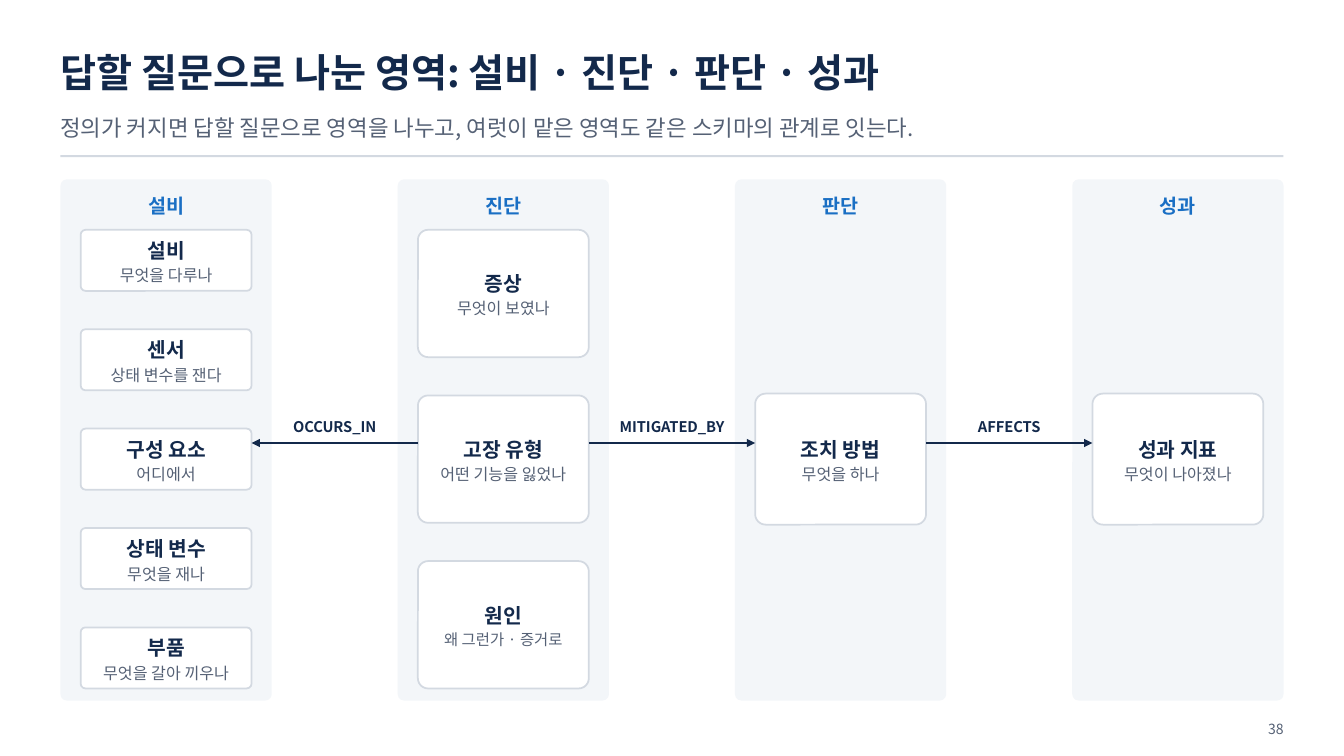
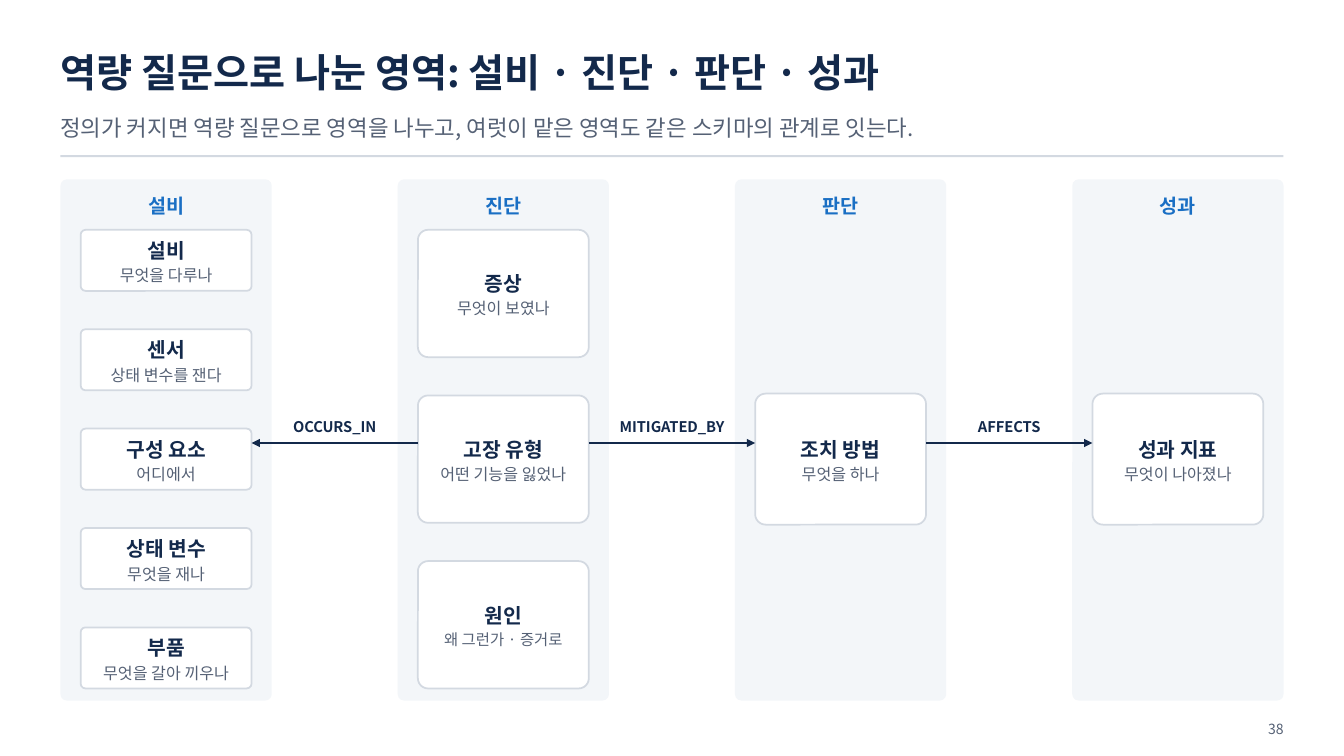
Before and after one commit to uengine-oss/hyd-iot-edu, a slide deck: slide 38 of workspace/강의제작/산출물/통합반/이론/02회차/통합반_02일차.pptx. Drawn at 1344x756 pixels with LibreOffice and Linux fonts; fonts in the diff are those of the drawing. Boxes give left, top, right and bottom in pixels: in the first picture for what was removed or moved away, otherwise in the second. Text is boxed around its words. In the diff, an @@ line names an element or a change of style, - is before the commit and + after.

```diff
--- a/workspace/강의제작/산출물/통합반/이론/02회차/통합반_02일차.pptx
+++ b/workspace/강의제작/산출물/통합반/이론/02회차/통합반_02일차.pptx
@@ text at <box>60,54,880,91</box>: text changed @@
-답할 질문으로 나눈 영역: 설비 · 진단 · 판단 · 성과
+역량 질문으로 나눈 영역: 설비 · 진단 · 판단 · 성과
@@ text at <box>60,117,914,140</box>: text changed @@
-정의가 커지면 답할 질문으로 영역을 나누고, 여럿이 맡은 영역도 같은 스키마의 관계로 잇는다.
+정의가 커지면 역량 질문으로 영역을 나누고, 여럿이 맡은 영역도 같은 스키마의 관계로 잇는다.
```
Also in this commit, not shown: 26 other slides changed, 23 other files.
